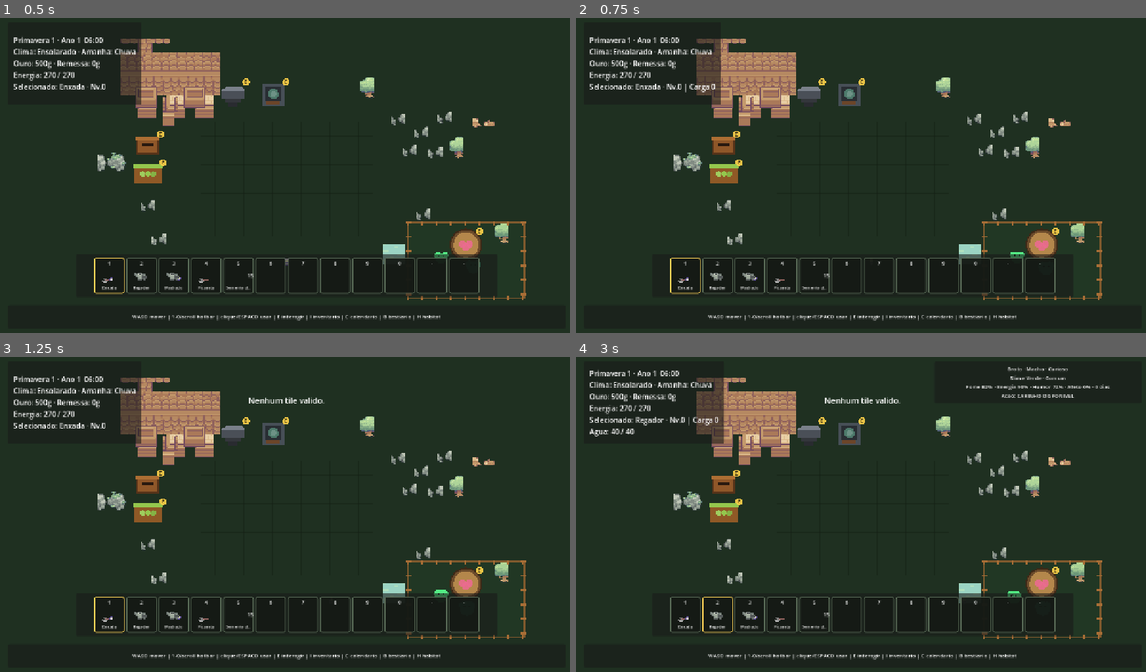
Above: before the commit, frames 1-4 (two rows, left to right).
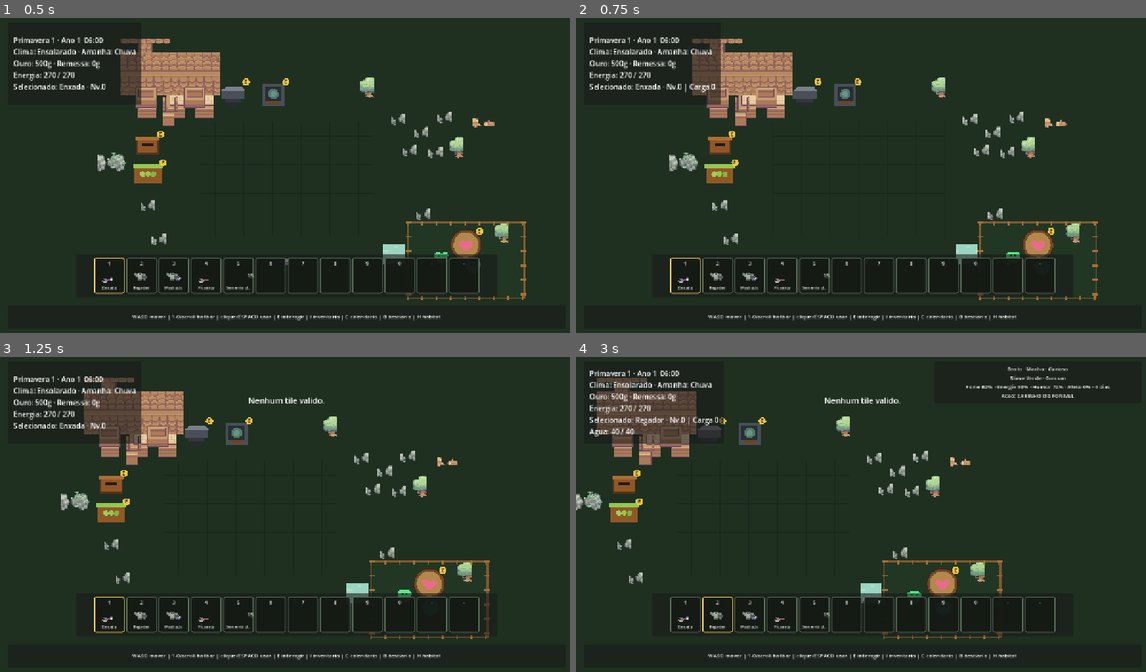
Above: after the commit, the same moments.

Repository: HelioConde/GameSlime
Game: Godot game, scene res://scenes/world/main.tscn
Same seed, same stepped clock (60 frames per second), same inputs: the game is played once before the commit and once after it.
Inputs (mouse positions are in pixels of both pictures, inside the frame that each line leads up to):
- Up to frame 1 (0.5 s): no input
- Up to frame 2 (0.75 s): tap Enter at 0.5 s; move the mouse to (986, 159) at 0.52 s; hold D from 0.53 s (still down); tap E at 0.6 s; click (986, 159) at 0.67 s
- Up to frame 3 (1.25 s): keep holding D; tap Space at 0.77 s
- Up to frame 4 (3 s): release D at 1.25 s; drag from (747, 530) to (832, 577) at 1.27 s; move the mouse to (918, 445) at 2.02 s; hold D 2.03-2.75 s; tap 2 at 2.1 s; drag from (832, 577) to (690, 467) at 2.77 s

Frame 1 is identical in both runs. In frame 2, 4.1% of the frame differs, in the area x 16-93%, y 6-90%; in frame 3, 8.8%; in frame 4, 12%, in the area x 0-93%, y 6-90%.

Commit message:
feat: expand camera for shallow mine

Diff:
--- a/scenes/player/player.tscn
+++ b/scenes/player/player.tscn
@@ -100,5 +100,5 @@
 position_smoothing_speed = 8.0
 limit_left = 0
 limit_top = 0
-limit_right = 1280
+limit_right = 2360
 limit_bottom = 720
